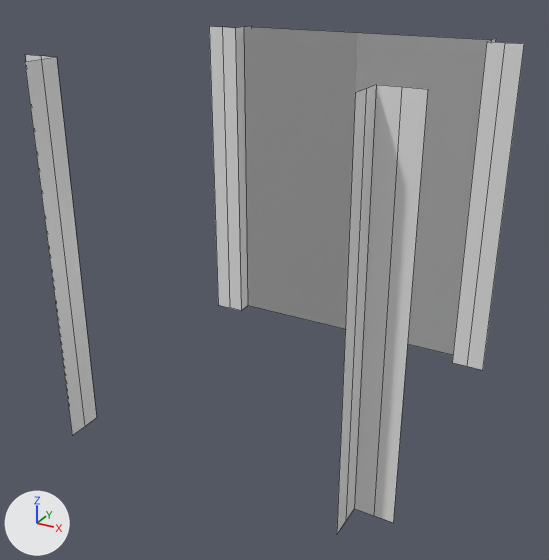
One commit to the FBX model FGJ26/Assets/models/asset-wall-T.fbx: the scene before it, then after it.
Rendered twice from a 50 mm lens placed at (1.87, -3.54, 2.48), pointed at (-0.01, -0.12, 0.77). Lighting does not change. The marker at lower left points along +X, +Y and +Z. Mesh edges are drawn as thin lines.

Objects in the first picture: 'asset-wall-T'.
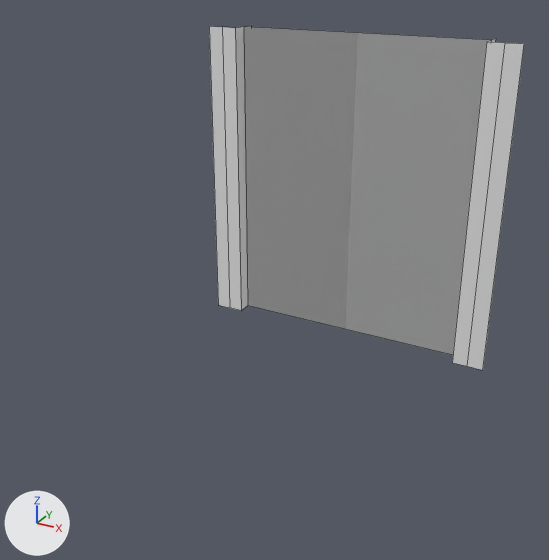
What differs and where, as boxes (x1, y1, x2, y2) in the pictures (549 x 560 px):
```json
{"object": "asset-wall-T", "change": "reshaped", "before": [25, 25, 524, 533], "after": [209, 25, 524, 370], "on screen": "37% narrower, 32% shorter"}
{"part": 1, "of": "me_asset_wall_t", "change": "deleted", "before": [25, 55, 97, 436]}
{"part": 2, "of": "me_asset_wall_t", "change": "deleted", "before": [337, 85, 428, 533]}
```

Scene script edits in JSON lines:
```json
{"block": "me_asset_wall_t", "where": "me_asset_wall_t.from_pydata(...)  # 40 vertices, 17 faces; spans x -1.0..1.0, y -1.0..1.0, z 0.0..2.0"}
{"block": "me_asset_wall_t", "where": "# used by ob_asset_wall_t; location = (0.0, 0.0, 0.0)"}
{"block": "me_asset_wall_t", "change": "me_asset_wall_t part 1: the loose piece of 10 vertices spanning x -1.0..-0.8, y -1.0..-0.8, z 0.0..2.0 is deleted"}
{"block": "me_asset_wall_t", "change": "me_asset_wall_t part 2: the loose piece of 10 vertices spanning x 0.8..1.0, y -1.0..-0.8, z 0.0..2.0 is deleted"}
```
